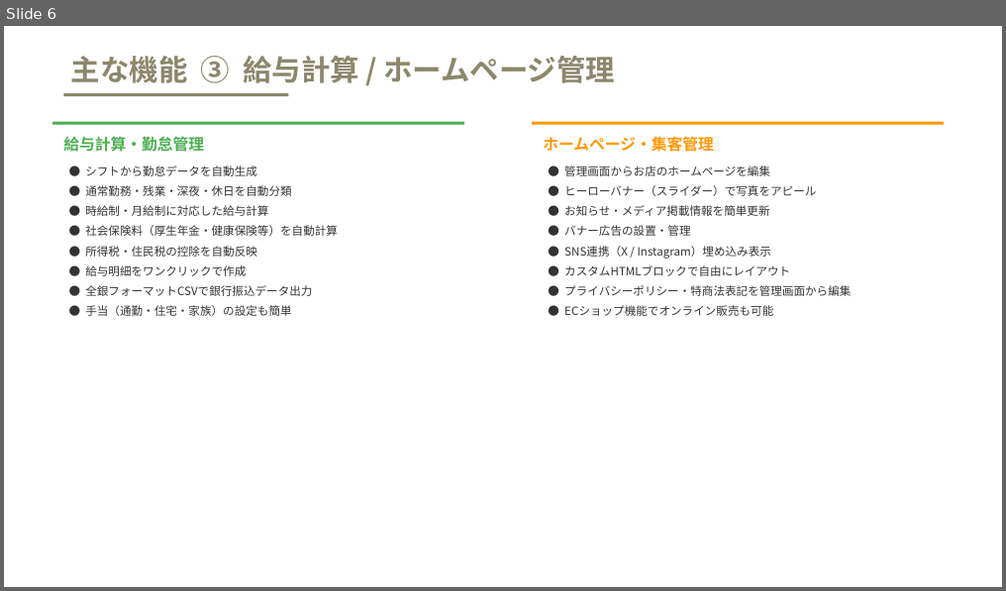
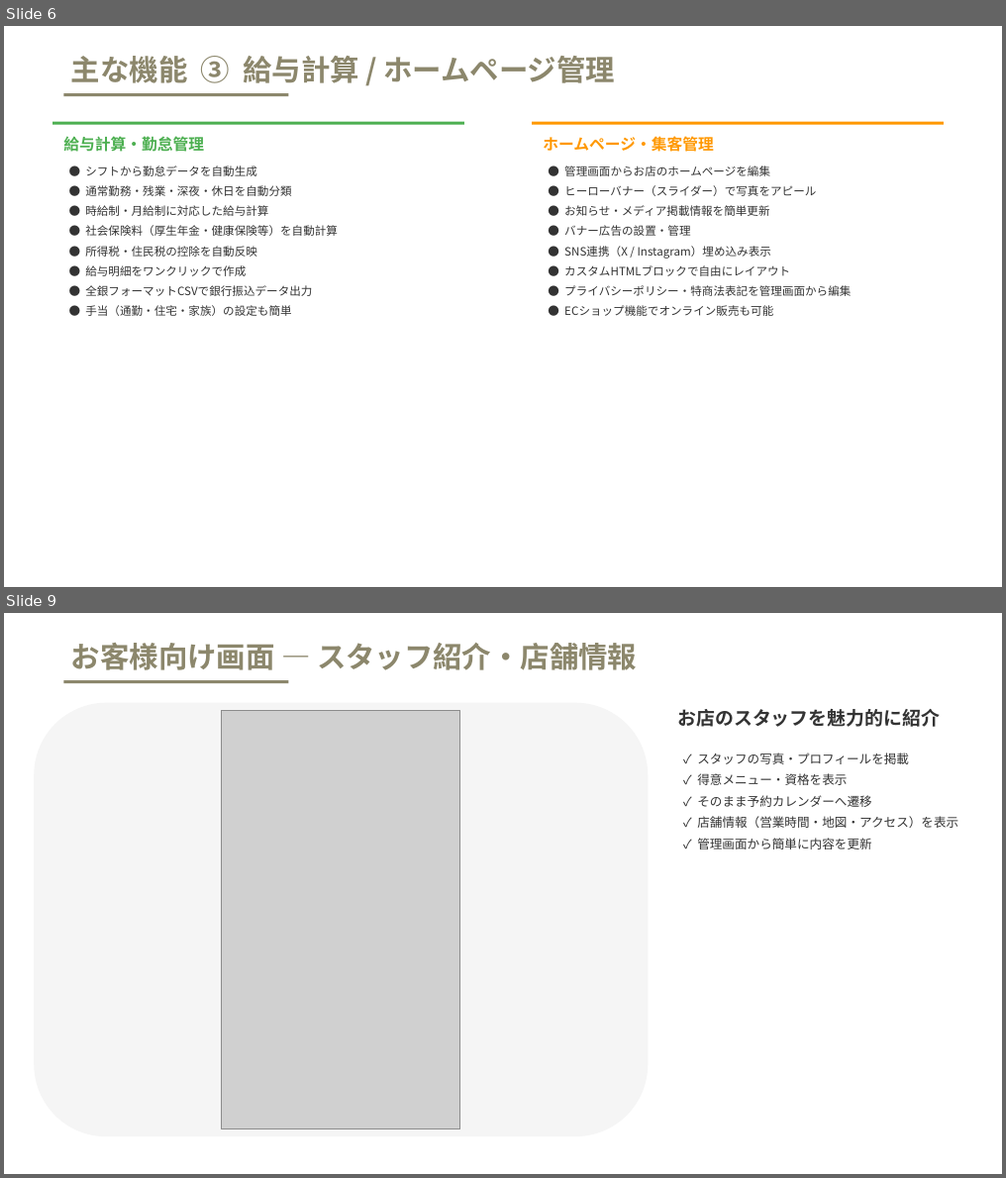
Before and after one commit to FUHI12342/NewFUHI, a slide deck: docs/TimeBaiBai_サービス紹介資料.pptx. Shown one above the other, each under a label of ours: slide 6 before the commit, slides 6 and 9 after it; the slides between them are not shown. The pictures are 1006x591 and 1006x1178 pixels, drawn with LibreOffice and Linux fonts; fonts in the diff are those of the drawing; grey boxes stand for pictures. Boxes give left, top, right and bottom in pixels: in the first picture for what was removed or moved away, otherwise in the second. Text is boxed around its words. In the diff, an @@ line names an element or a change of style, - is before the commit and + after.

Commit message:
feat: チャネル別売上分析API + キャストタブ動的ラベル + ドキュメント更新
- ChannelSalesAPIView: EC/POS/テーブル/予約チャネル別売上を集計
- SiteSettingsトグル連動でチャネル自動表示/非表示
- ダッシュボード「スタッフ」タブをSiteSettings.staff_labelで動的表示
- 積み上げ棒グラフ(日別/週別/月別切替)
- テスト11件追加(全通過)
- 営業資料・マニュアル・スクリーンショット更新

```diff
--- a/docs/TimeBaiBai_サービス紹介資料.pptx
+++ b/docs/TimeBaiBai_サービス紹介資料.pptx
@@ slide 9 added at (4, 613, 1002, 1174), background #FFFFFF @@
@@ text added at (71, 643, 637, 670), 28 pt, text #8C876C, bold @@
+お客様向け画面 — スタッフ紹介・店舗情報
@@ rectangle added at (63, 680, 288, 683), fill #8C876C @@
@@ rounded rectangle added at (34, 703, 648, 1137), fill #F5F5F5 @@
@@ picture added at (222, 710, 460, 1130) @@
@@ text added at (677, 709, 940, 727), 18 pt, text #333333, bold @@
+お店のスタッフを魅力的に紹介
@@ text added at (697, 753, 958, 850), 12 pt, text #333333 @@
+✓ スタッフの写真・プロフィールを掲載
+✓ 得意メニュー・資格を表示
+✓ そのまま予約カレンダーへ遷移
+✓ 店舗情報（営業時間・地図・アクセス）を表示
+✓ 管理画面から簡単に内容を更新
```
Also in this commit, not shown: 13 other slides added, 15 other files.
